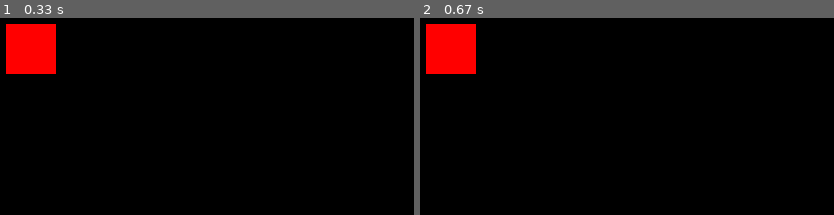
Above: before the commit, frames 1-2 (left to right).
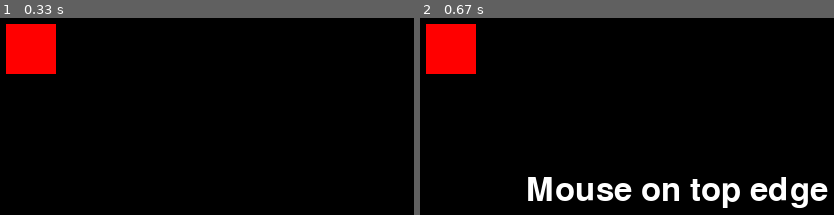
Above: after the commit, the same moments.

Repository: ARUN-R-DAS/python-basics
Game: pygame game, started from ResizeABox/main.py
The game is run twice, just before and just after one commit, with the same random seed, the same clock (stepped at 60 frames per second) and the same inputs.
Inputs (mouse positions are in pixels of both pictures, inside the frame that each line leads up to):
- Up to frame 1 (0.33 s): no input
- Up to frame 2 (0.67 s): click (448, 23) at 0.38 s

Frame 1 is identical in both runs. In frame 2, 4.2% of the frame differs, in the area x 26-99%, y 80-97%.

Commit message:
top square edge detection

Diff:
--- a/ResizeABox/main.py
+++ b/ResizeABox/main.py
@@ -16,6 +16,32 @@
 square_y = 100
 square_x_size = 50
 square_y_size = 50
+
+mouse_x, mouse_y = 0,0
+
+detection_offset = 5
+#----------------------------------------------
+def display_text(text):
+    font = pygame.font.Font(None, 48)
+    text = font.render(text,True,'WHITE')
+    screen.blit(text, (200,250))
+#----------------------------------------------
+def detect_square_edges():
+    global mouse_x, mouse_y
+    global square_x, square_x_size, square_y, square_y_size
+    # pt1 (100,100) pt2 (150,100) pt3 (100,150) pt4 (150,150)
+    # top edge
+    if (square_x < mouse_x < square_x + square_x_size and
+        square_y - detection_offset <= mouse_y <= square_y + detection_offset
+    ):
+        display_text('Mouse on top edge')
+    else:
+        display_text(' ')
+#----------------------------------------------
+def get_mouse_pos():
+    global mouse_x, mouse_y
+    mouse_x, mouse_y = pygame.mouse.get_pos()
+    # print(mouse_x, mouse_y)
 #----------------------------------------------
 def draw_square():
     pygame.draw.rect(
@@ -29,13 +55,19 @@
     for event in pygame.event.get():
         if event.type == pygame.QUIT:
             running = False
+        if event.type == pygame.MOUSEBUTTONDOWN:
+            if event.button == 1:
+                print("Left Click")
 #----------------------------------------------
 while running:
 
     event_handling()
+    get_mouse_pos()
+
     screen.fill('black')
 
     draw_square()
+    detect_square_edges()
 
     pygame.display.flip()
     clock.tick(60)
